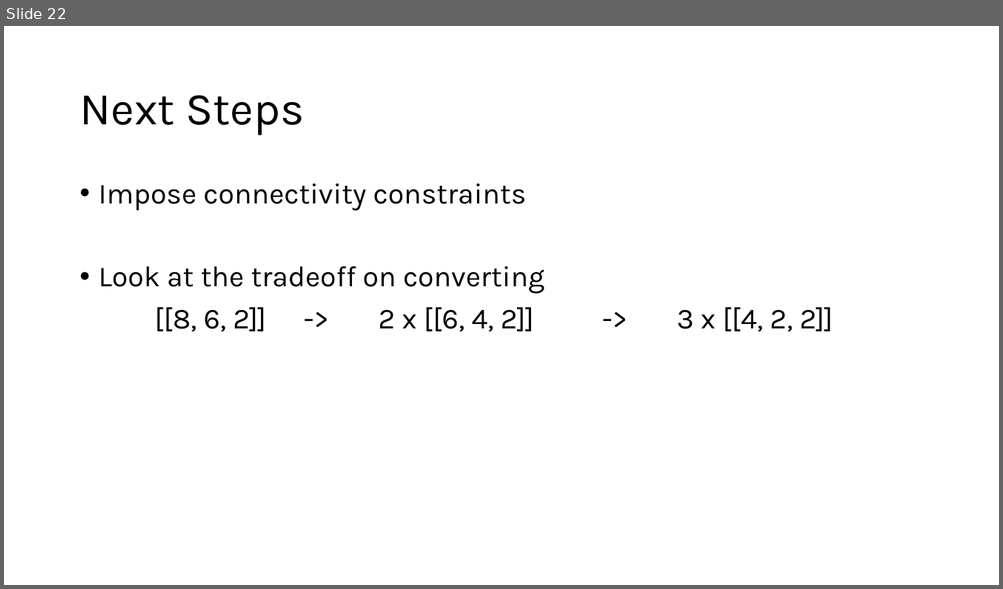
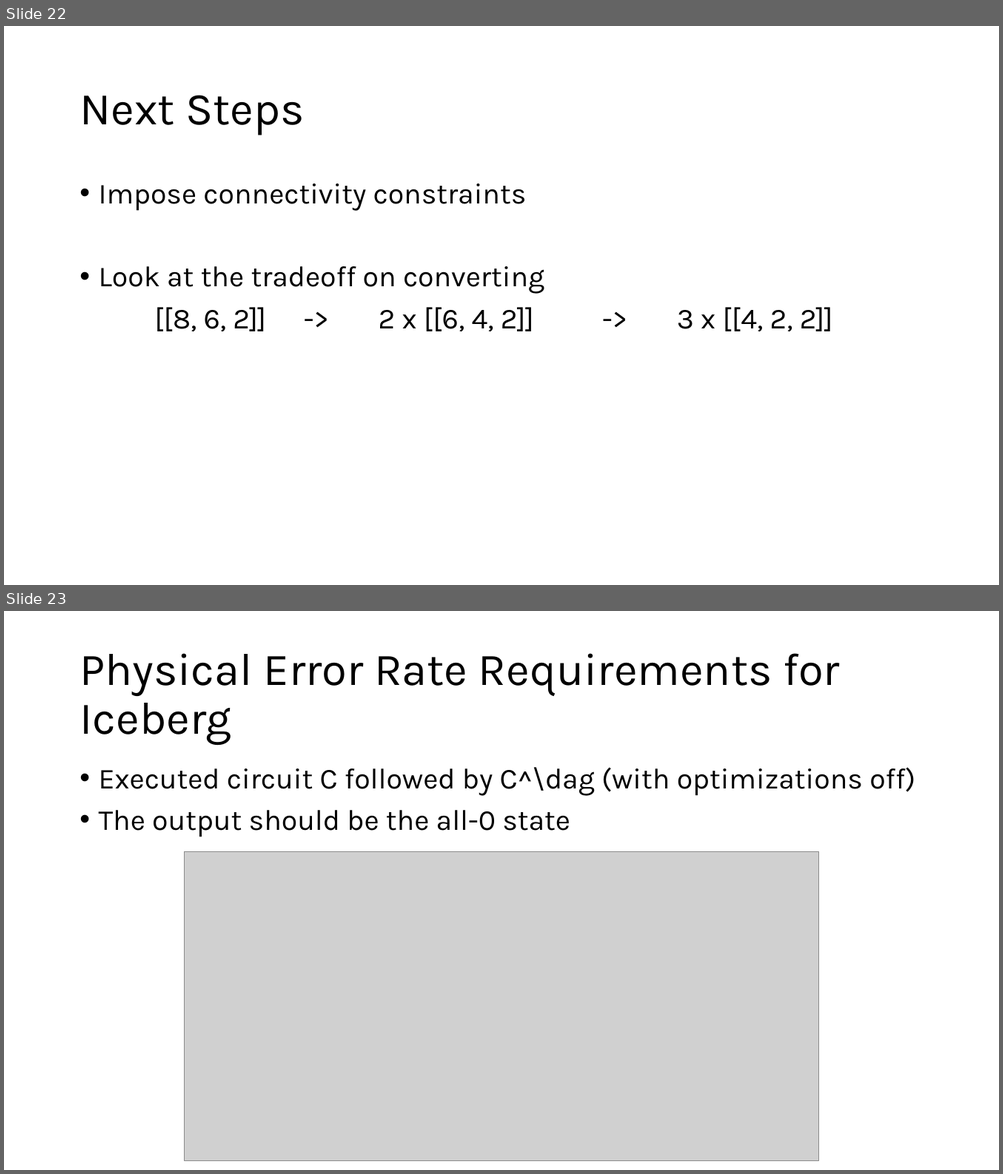
Before and after one commit to Baker-Group-UT/iceberg-compiler, a slide deck: direction.pptx. Shown one above the other, each under a label of ours: slide 22 before the commit, slides 22 and 23 after it. The pictures are 1003x589 and 1003x1174 pixels, drawn with LibreOffice and Linux fonts; fonts in the diff are those of the drawing; grey boxes stand for pictures. Boxes give left, top, right and bottom in pixels: in the first picture for what was removed or moved away, otherwise in the second. Text is boxed around its words. In the diff, an @@ line names an element or a change of style, - is before the commit and + after.

Commit message:
Added IcebergGrid class, improved class structure; additionally some simulations of Hadamard test circuit (#4)
* Added CZ, S, decode, measure to iceberg

formatted random_circuit_gen; fixed environ import in generalized_shor

* Moved random_circuit_gen to circuits; added code to compare resilience of iceberg vs physical compilation

* improved random_circuit_gen script

* Added IcebergGrid class and improved inheritance structure

* Ran initial Hadamard test experiments

* Cleaned up generalized_shor.py

```diff
--- a/direction.pptx
+++ b/direction.pptx
@@ slide 23 added at (x1=4, y1=611, x2=999, y2=1170), background #FFFFFF @@
@@ title added at (x1=79, y1=653, x2=839, y2=745), 44 pt, text #000000 @@
+Physical Error Rate Requirements for Iceberg
@@ text added at (x1=99, y1=767, x2=915, y2=837), 28 pt, text #000000 @@
+• Executed circuit C followed by C^\dag (with optimizations off)
+• The output should be the all-0 state
@@ picture added at (x1=185, y1=852, x2=819, y2=1161) @@
```
Also in this commit, not shown: 6 other slides added, 4 other files.
